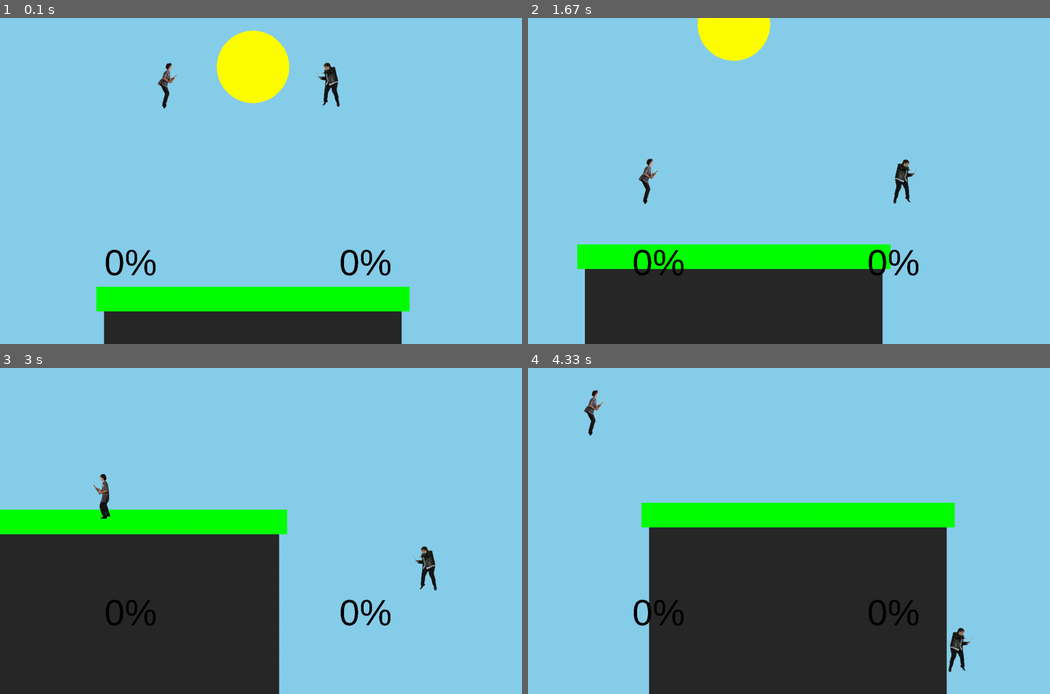
Above: before the commit, frames 1-4 (two rows, left to right).
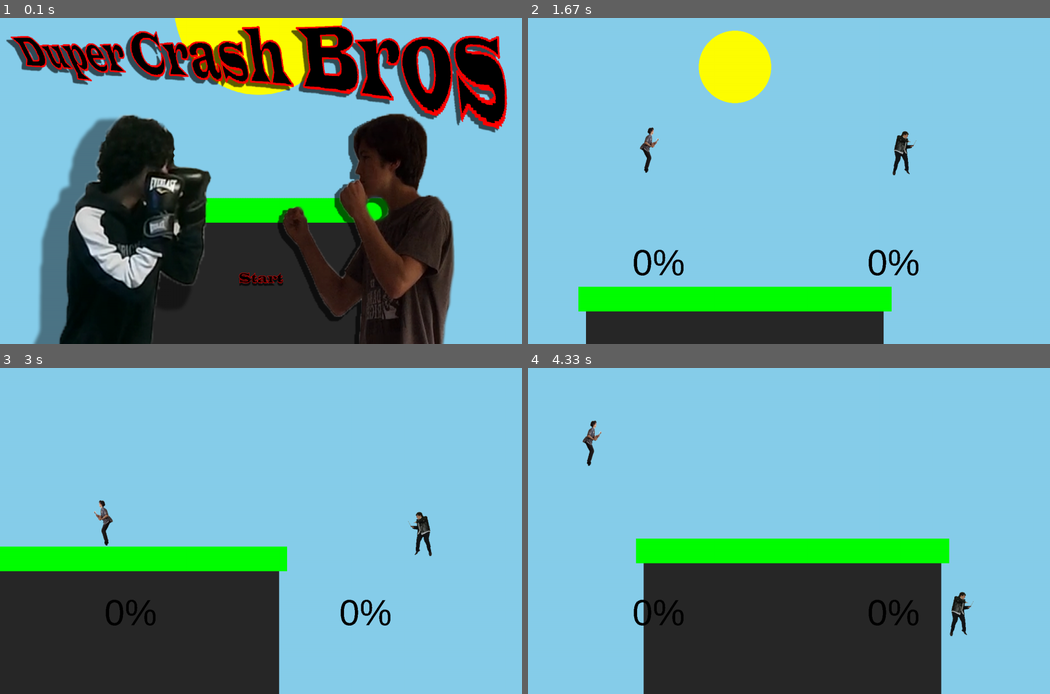
Above: after the commit, the same moments.

Repository: Isaac-Muscat/Pygame-Smash-Bros-Platformer
Game: pygame game, started from src/main.py
Two runs of this game, one before a commit and one after it. Both use one fixed random seed, a clock stepped at 60 frames per second and the inputs below.
Inputs (mouse positions are in pixels of both pictures, inside the frame that each line leads up to):
- Up to frame 1 (0.1 s): no input
- Up to frame 2 (1.67 s): click (789, 278) at 0.38 s; click (742, 262) at 0.72 s, where only the run after the commit has a clickable "Start"; hold Right 1-1.47 s; move the mouse to (627, 132) at 1.03 s; hold Up from 1.5 s (still down); hold W from 1.5 s (still down)
- Up to frame 3 (3 s): release Up at 1.8 s; release W at 1.8 s; hold Right 1.83-2.3 s; hold D 1.83-2.3 s; hold Left 2.33-2.87 s; hold A 2.33-2.87 s; hold Down from 2.9 s (still down); hold S from 2.9 s (still down)
- Up to frame 4 (4.33 s): release Down at 3.2 s; release S at 3.2 s; hold Left 3.23-3.63 s; hold A 3.23-3.63 s; hold Up 3.67-4.03 s; hold W 3.67-4.03 s; hold Right from 4.07 s (still down); hold D from 4.07 s (still down)

The runs differ from the first frame. In frame 1, 56% of the frame differs, in the area x 1-98%, y 0-100%; in frame 2, 15%; in frame 3, 11%; in frame 4, 13%.

Commit message:
Added Lucas and Arend, main menu complete

Diff:
--- a/src/gameobjects/players/arend.py
+++ b/src/gameobjects/players/arend.py
@@ -98,4 +98,4 @@
         # Change direction of sprites
         if self.direction_facing == -1:
             self.image = pygame.transform.flip(self.image, True, False)
-        screen.blit(self.image, [self.position.x-51, self.position.y-35])
+        screen.blit(self.image, [self.position.x-51, self.position.y-50])
--- a/src/main.py
+++ b/src/main.py
@@ -12,7 +12,7 @@
     pygame.display.set_caption("Duper Crash Bros")
     clock = pygame.time.Clock()
     time = clock.tick(s.FPS)
-    active_scene = GameScene()
+    active_scene = MainMenu()
 
     # UPDATE - Main Loop
     while active_scene is not None:
--- a/src/scenes.py
+++ b/src/scenes.py
@@ -12,7 +12,6 @@
 import physics.vector2 as vec
 
 
-
 class Scene(object):
     def __init__(self):
         self.next = self
@@ -36,31 +35,31 @@
 class MainMenu(Scene):
     def __init__(self):
         super().__init__()
-        self.box1 = BoxCollider2(440, 50, 720, 100).set_active(False)
-        self.box2 = BoxCollider2(520, 200, 590, 250)
+
+        self.titlescreen = pygame.image.load("gameobjects/players/sprites/Menus/Main/MainMenu.png")
+        self.titlescreen = pygame.transform.scale(self.titlescreen, s.s_s)
+        self.startbtn = pygame.image.load("gameobjects/players/sprites/Menus/Main/StartBtn.png")
+        self.startbtn = pygame.transform.scale(self.startbtn, (int((s.s_s[0]) / 8), int((s.s_s[1]) / 10)))
+        self.box1 = BoxCollider2(s.h_s_s[0] - int((s.s_s[0]) / 16),  # x1
+                                 int(s.h_s_s[1] * 1.5),  # y1
+                                 s.h_s_s[0] - int((s.s_s[0]) / 16) + int((s.s_s[0]) / 8),  # x2
+                                 int(s.h_s_s[1] * 1.5) + int((s.s_s[1]) / 10))  # y2
 
     def process_input(self, events, pressed_keys):
         x, y = pygame.mouse.get_pos()
         for event in events:
             if event.type == pygame.MOUSEBUTTONDOWN:
-                if self.box2.point_has_collided(x, y):
+                if self.box1.point_has_collided(x, y):
                     self.switch_to_scene(CharacterSelect())
 
     def update(self, clock):
         pass
 
     def display(self, screen):
-        screen.fill(s.BLUE)
         self.box1.draw_collider(screen, s.WHITE)
-        self.box2.draw_collider(screen, s.RED)
-        pygame.font.init()
-        font = pygame.font.SysFont("Arial", 30)
-        title = font.render("Duper Crash Bros", False, (0, 0, 0))
-        center = title.get_rect(center=(self.box1.center.x, self.box1.center.y))
-        screen.blit(title, center)
-        start = font.render("Start", False, (0, 0, 0))
-        center = start.get_rect(center=(self.box2.center.x, self.box2.center.y))
-        screen.blit(start, center)
+        screen.blit(self.titlescreen, (0, 0))
+        screen.blit(self.startbtn, ((s.h_s_s[0] - int((s.s_s[0]) / 16), int(s.h_s_s[1] * 1.5))))
+
 
 
 class CharacterSelect(Scene):
@@ -126,7 +125,6 @@
                         attack.collider_has_collided(player_2.collider) and \
                         attack.post_lag < attack.total_lag < \
                         attack.peri_lag + attack.post_lag:
-
                     player_2.velocity.multiply(0)
                     force = vec.multiply(attack.knockback_direction,
                                          attack.knockback_multiplier * (1 + player_2.damage_percentage))
@@ -152,10 +150,10 @@
                     player.position.y = obstacle.p2.y
                 elif obstacle.player_collided_from_left(player):
                     player.velocity.x = 0
-                    player.position.x = obstacle.p1.x-player.collider.width
+                    player.position.x = obstacle.p1.x - player.collider.width
                 elif obstacle.player_collided_from_right(player):
                     player.velocity.x = 0
-                    player.position.x = obstacle.p2.x+1
+                    player.position.x = obstacle.p2.x + 1
 
             if player.velocity.y < 0 and player.grounded_on is not None:
                 player.grounded_on = None
--- a/src/settings.py
+++ b/src/settings.py
@@ -7,7 +7,7 @@
 
 # screen size
 s_s = (1440, 900)
-h_s_s = (s_s[0]/2, s_s[1]/2)
+h_s_s = (int(s_s[0]/2), int(s_s[1]/2))
 map_multiplier = 1.5
 
 # Key bindings for players
Binary file added: src/gameobjects/players/sprites/Menus/Main/MainMenu.png
Binary file added: src/gameobjects/players/sprites/Menus/Main/StartBtn.png
